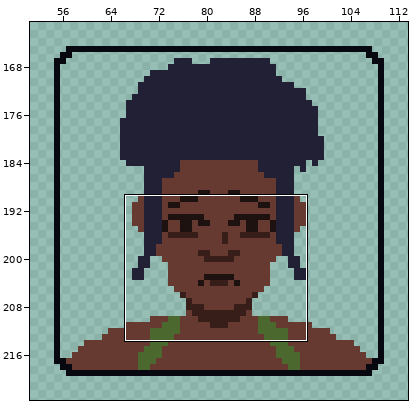
Edited in one commit: pixel-art file (assets/dialogue_box.aseprite). Above, an overview of the earlier version with the close-up marked.
Close-up. Before the commit:
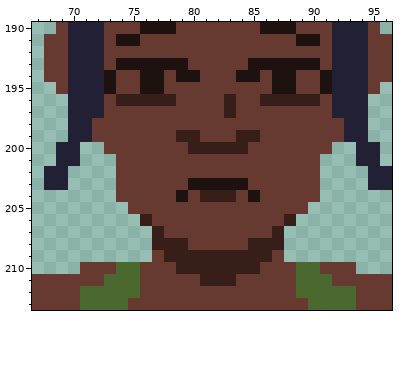
480x270 pixels, 1 frame. Shown: x 67..96, y 190..213. The wide view leaves out empty margins.
After:
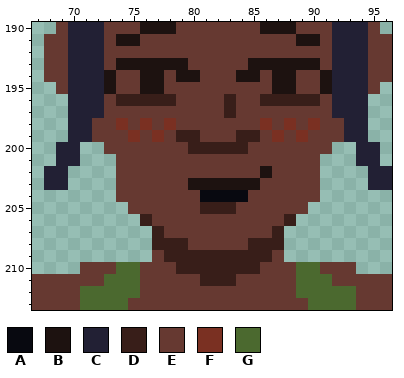
Palette (. is transparent): A #080910  B #1d1210  C #222034  D #381e19  E #663931  F #7a3022  G #4b692f
Changes in this commit:
layer "detective/sad" now hidden
layer "detective/embarrased" added
--- layer "detective/embarrased"
@@ x 72..92 @@
 197 CEEEEEEEEEEDEEEEEEEEC
-198 EEEEEEEEEEEEEEEEEEEEE
-199 EEEEEEEDDEEEDDEEEEEEE
+198 EEFEFEFEEEEEEEFEFEFEE
+199 EEEFEFEDDEEEDDEFEFEEE
 200 .EEEEEEEDDDDDEEEEEEE.
 201 ..EEEEEEEEEEEEEEEEE..
-202 ..EEEEEEEEEEEEEEEEE..
-203 ..EEEEEEBBBBBEEEEEE..
-204 ..EEEEEBEDDDEBEEEEE..
-205 ...EEEEEEEEEEEEEEE...
+202 ..EEEEEEEEEEEEBEEEE..
+203 ..EEEEEEBBBBBBEEEEE..
+204 ..EEEEEEEAAAAEEEEEE..
+205 ...EEEEEEDDDEEEEEE...
 206 ....DEEEEEEEEEEED....
Pixel boxes of the changes (left, top, right, bottom) in both close-ups:
changed: (116, 118, 320, 214)
